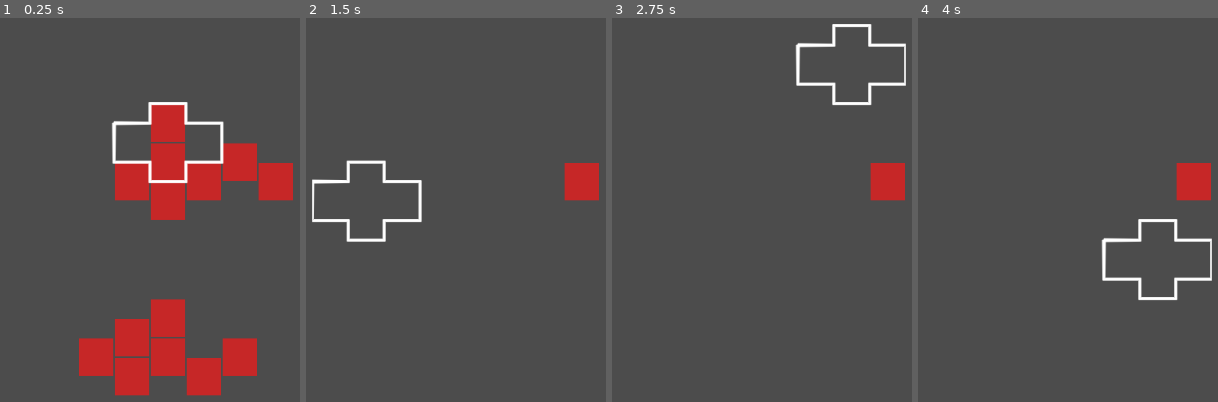
Above: before the commit, frames 1-4 (left to right).
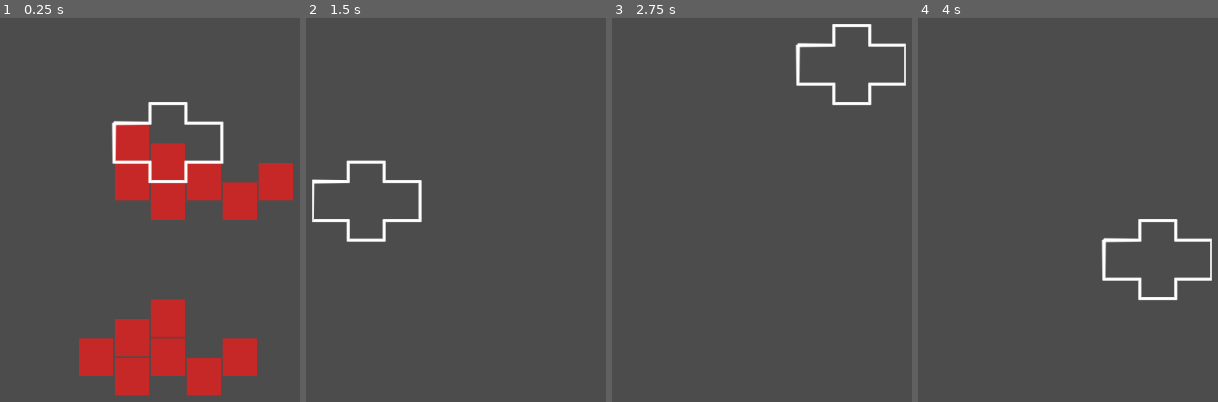
Above: after the commit, the same moments.

Repository: umxprime/puzzlebattles
Game: Godot game, scene res://Scenes/Main.tscn
Same seed, same stepped clock (60 frames per second), same inputs: the game is played once before the commit and once after it.
Inputs (mouse positions are in pixels of both pictures, inside the frame that each line leads up to):
- Up to frame 1 (0.25 s): no input
- Up to frame 2 (1.5 s): tap Enter at 0.5 s; move the mouse to (outside the picture) at 0.52 s; click (outside the picture) at 0.67 s; tap Space at 0.77, 1.25 s; move the mouse to (outside the picture) at 1.27 s; click (outside the picture) at 1.42 s
- Up to frame 3 (2.75 s): tap Space at 1.52 s; tap Enter at 2 s; move the mouse to (843, 87) at 2.02 s; click (843, 87) at 2.17 s
- Up to frame 4 (4 s): tap Space at 2.75, 3.02, 3.77 s; move the mouse to (1029, 282) at 2.77 s; click (1029, 282) at 2.92 s; tap Enter at 3.5 s; move the mouse to (outside the picture) at 3.52 s; click (outside the picture) at 3.67 s

The runs differ from the first frame. In frame 1, 4.5% of the frame differs, in the area x 38-86%, y 22-53%; in frame 2, 1.2%; in frame 3, 1.2%; in frame 4, 1.2%.

Commit message:
Configure test level with one dimension array

Diff:
--- a/Nodes/Root.gd
+++ b/Nodes/Root.gd
@@ -65,31 +65,32 @@
 		block = {width=46,height=50}
 	}
 	var level = [
-		[0, 0, 0, 0, 0, 0, 0, 0],
-		[0, 0, 0, 0, 0, 0, 0, 0],
-		[0, 0, 0, 0, 0, 0, 0, 0],
-		[0, 0, 0, 0, 2, 0, 0, 0],
-		[0, 0, 0, 2, 2, 2, 2, 2],
-		[0, 0, 0, 0, 2, 0, 0, 0],
-		[0, 0, 0, 0, 0, 0, 0, 0],
-		[0, 0, 0, 0, 0, 0, 0, 0],
-		[0, 0, 0, 2, 2, 0, 0, 0],
-		[0, 0, 2, 2, 2, 2, 2, 0],
+		0, 0, 0, 0, 0, 0, 0, 0,
+		0, 0, 0, 0, 0, 0, 0, 0,
+		0, 0, 0, 0, 0, 0, 0, 0,
+		0, 0, 0, 2, 0, 0, 0, 0,
+		0, 0, 0, 2, 2, 2, 0, 2,
+		0, 0, 0, 0, 2, 0, 2, 0,
+		0, 0, 0, 0, 0, 0, 0, 0,
+		0, 0, 0, 0, 0, 0, 0, 0,
+		0, 0, 0, 2, 2, 0, 0, 0,
+		0, 0, 2, 2, 2, 2, 2, 0,
 	]
-	dimensions.grid.rows = level.size()
 
 	var state
 	var model:BlockModel
 	var blocks = []
 	var block = preload("res://Scenes/Block.tscn")
+	var index
 	for row in range(0, dimensions.grid.rows):
 		for column in range(0, dimensions.grid.columns):
+			index = level.size() - ((row+1)*dimensions.grid.columns-column)
 			state = {
 				position = {row = row, column = column},
 				dimensions = dimensions.duplicate(true),
 				appearance = appearance.duplicate(true),
 				node = block.instance(),
-				type = Enums.BlockType.Unknown + level[level.size() - row - 1][column]
+				type = Enums.BlockType.Unknown + level[index]
 			}
 			model = BlockModel.new(state)
 			blocks.append(model)
